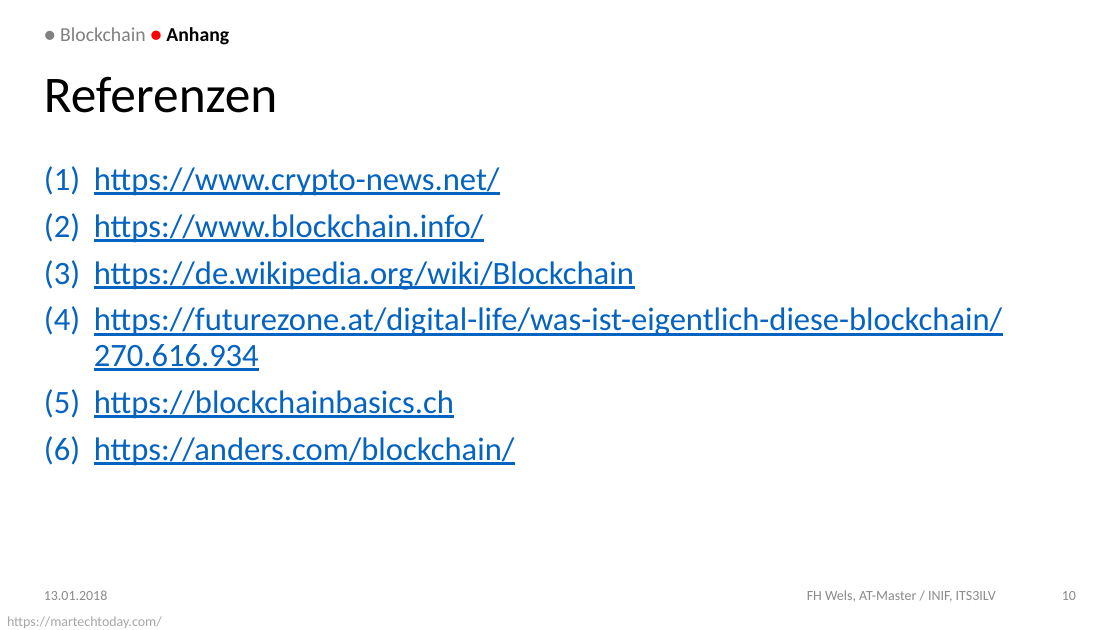
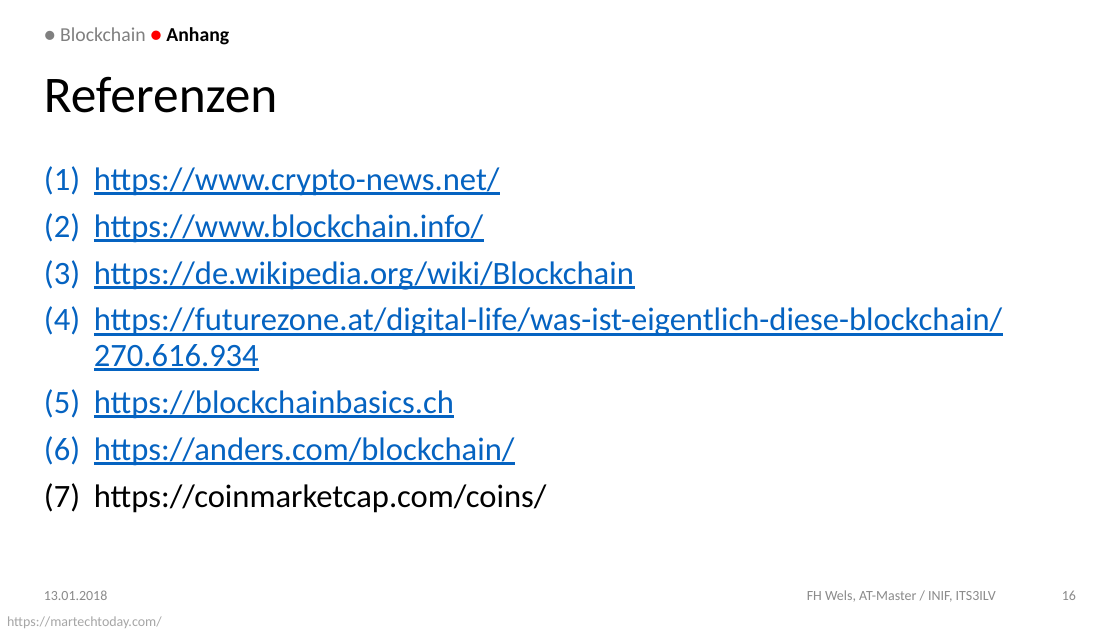
Before and after one commit to DoSchoe/ITS, a slide deck: slide 16 of Präsentation/Blockchain – Technologie.pptx (slide 10 before the commit). Drawn at 1120x630 pixels with LibreOffice and Linux fonts; fonts in the diff are those of the drawing; background and template pictures are left out. Boxes give left, top, right and bottom in pixels: in the first picture for what was removed or moved away, otherwise in the second. Text is boxed around its words. In the diff, an @@ line names an element or a change of style, - is before the commit and + after.

```diff
--- a/Präsentation/Blockchain – Technologie.pptx
+++ b/Präsentation/Blockchain – Technologie.pptx
@@ text at bbox=[94, 484, 547, 513]: paragraph added @@
+(7) https://coinmarketcap.com/coins/
@@ page number at bbox=[1062, 590, 1076, 600]: text changed @@
-10
+16
```
Also in this commit, not shown: 4 other slides changed, 6 slides added, 1 other file.
